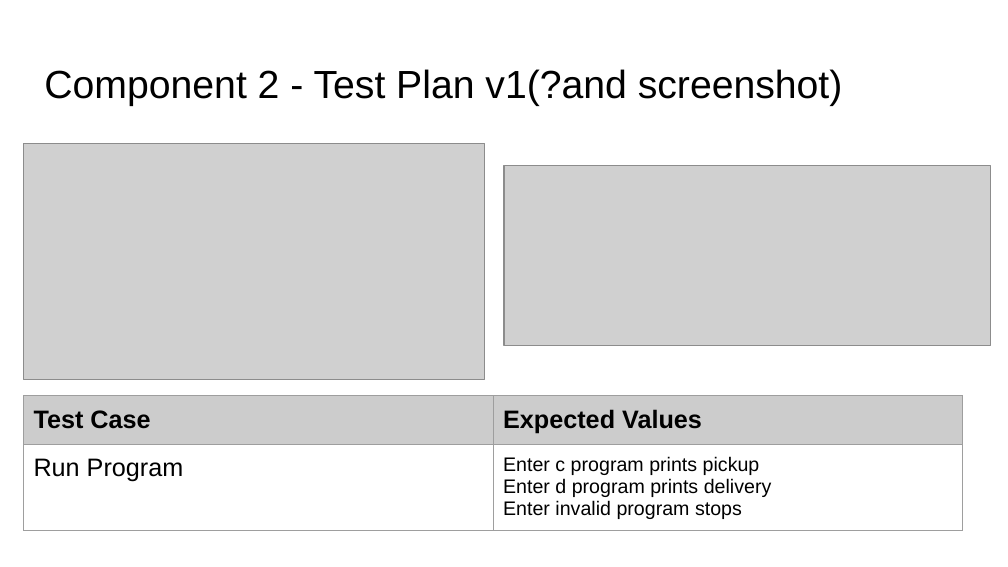
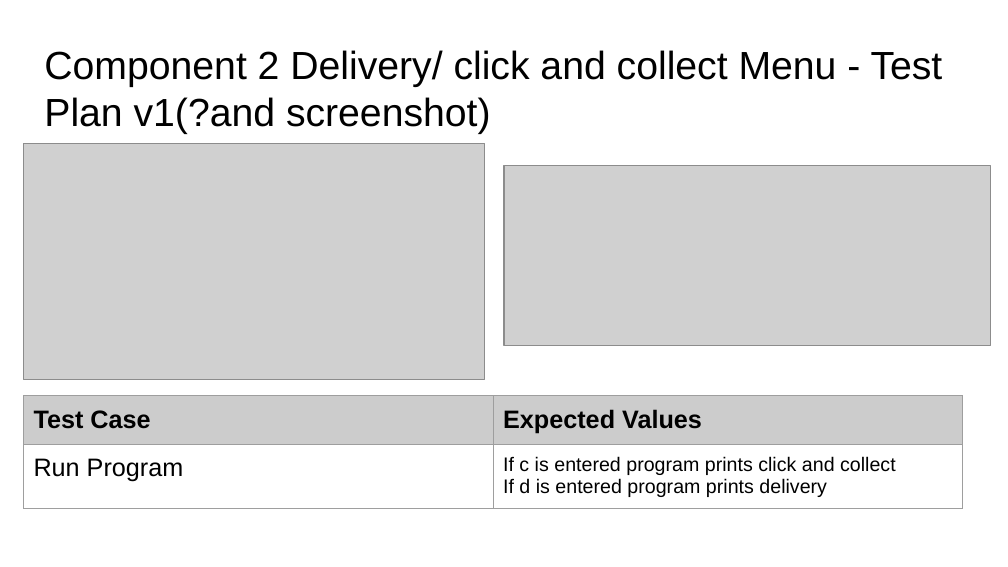
Before and after one commit to Dannel10/Burger_Bot, a slide deck: slide 22 of Dannel Rajesh - 000_91896 _ 91897 Documentation - 1026292.pptx. Drawn at 1008x567 pixels with LibreOffice and Linux fonts; fonts in the diff are those of the drawing; grey boxes stand for pictures. Boxes give left, top, right and bottom in pixels: in the first picture for what was removed or moved away, otherwise in the second. Text is boxed around its words. In the diff, an @@ line names an element or a change of style, - is before the commit and + after.

Commit message:
Finished component 3
Completed Component 3 Click and Collect information v1,v2, v3, v4
Improved code for not blank code repeated code

```diff
--- a/Dannel Rajesh - 000_91896 _ 91897 Documentation - 1026292.pptx
+++ b/Dannel Rajesh - 000_91896 _ 91897 Documentation - 1026292.pptx
@@ title at (x1=44, y1=50, x2=943, y2=134): text changed @@
-Component 2 - Test Plan v1(?and screenshot)
+Component 2 Delivery/ click and collect Menu - Test Plan v1(?and screenshot)
@@ table at (x1=23, y1=396, x2=963, y2=514) @@
-row 2, column 2: Enter c program prints pickup / Enter d program prints delivery / Enter invalid program stops
+row 2, column 2: If c is entered program prints click and collect / If d is entered program prints delivery
```
Also in this commit, not shown: 4 other slides changed, 12 slides added, 7 other files.
